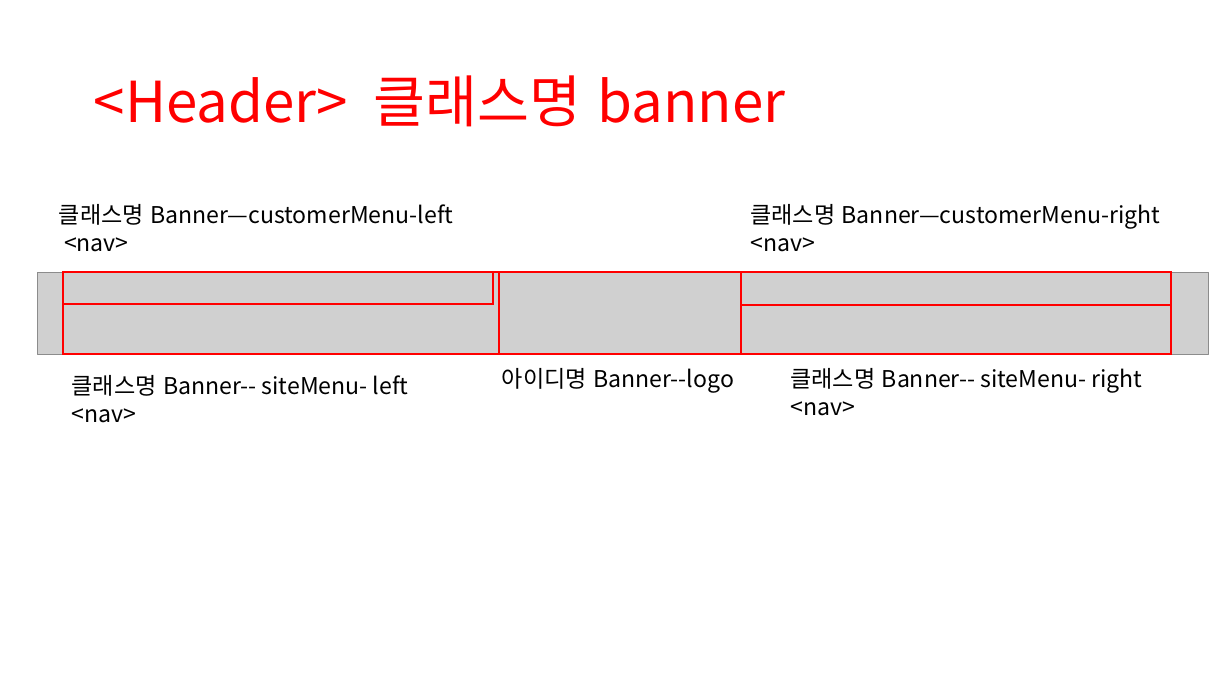
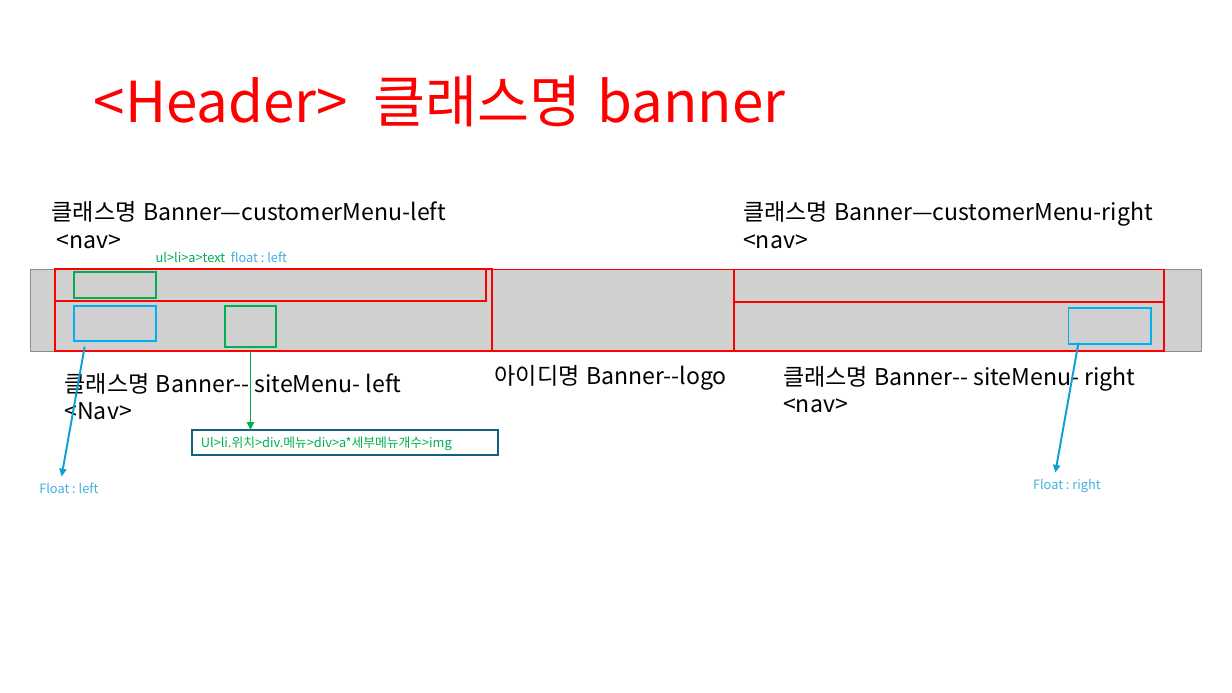
Before and after one commit to seojin12lee/cloneCoding, a slide deck: slide 2 of magabox_clone_composition.pptx. Drawn at 1232x693 pixels with LibreOffice and Linux fonts; fonts in the diff are those of the drawing; grey boxes stand for pictures. Boxes give left, top, right and bottom in pixels: in the first picture for what was removed or moved away, otherwise in the second. Text is boxed around its words. In the diff, an @@ line names an element or a change of style, - is before the commit and + after.

```diff
--- a/magabox_clone_composition.pptx
+++ b/magabox_clone_composition.pptx
@@ 2 rectangles, 1 picture, 1 text: place and size @@
-2 rectangles, 1 picture, 1 text at bbox=[38, 272, 1210, 423]
+2 rectangles, 1 picture, 1 text at bbox=[30, 269, 1202, 425]
@@ text added at bbox=[156, 251, 287, 262], 10 pt, text #00B050 @@
+ul>li>a>text float : left
@@ rectangle added at bbox=[74, 273, 156, 298], outline #00B050 1.5 pt @@
@@ 3 rectangles, 2 texts: place and size @@
-3 rectangles, 2 texts at bbox=[59, 204, 1172, 355]
+3 rectangles, 2 texts at bbox=[52, 201, 1165, 352]
@@ rectangle added at bbox=[74, 306, 156, 341], outline #00B0F0 1.5 pt @@
@@ rectangle added at bbox=[226, 306, 276, 347], outline #00B050 1.5 pt @@
@@ rectangle added at bbox=[1068, 309, 1151, 344], outline #00B0F0 1.5 pt @@
@@ arrow added from (85, 347) to (62, 477), #0F9ED5 1.5 pt @@
@@ arrow added from (250, 351) to (250, 430), #00B050 1.5 pt @@
@@ text "아이디명 Banner--logo": place and size @@
-text "아이디명 Banner--logo" at bbox=[502, 368, 734, 393]
+text "아이디명 Banner--logo" at bbox=[495, 365, 727, 390]
@@ text "클래스명 Banner-- siteMenu- right" rewrapped from bbox=[790, 368, 1143, 416] to bbox=[783, 361, 1135, 413] @@
@@ arrow added from (1079, 343) to (1055, 472), #0F9ED5 1.5 pt @@
@@ text at bbox=[64, 396, 131, 425]: text changed @@
-<nav>
+<Nav>
@@ rectangle added at bbox=[192, 430, 499, 455], fill #FFFFFF, outline #156082 1.5 pt, 10 pt, text #00B050 @@
+Ul>li.위치>div.메뉴>div>a*세부메뉴개수>img
@@ text added at bbox=[1033, 479, 1100, 492], 10 pt, text #46B1E1 @@
+Float : right
@@ text added at bbox=[39, 482, 99, 493], 10 pt, text #46B1E1 @@
+Float : left
```
Also in this commit, not shown: 3 other slides changed, 2 other files.
